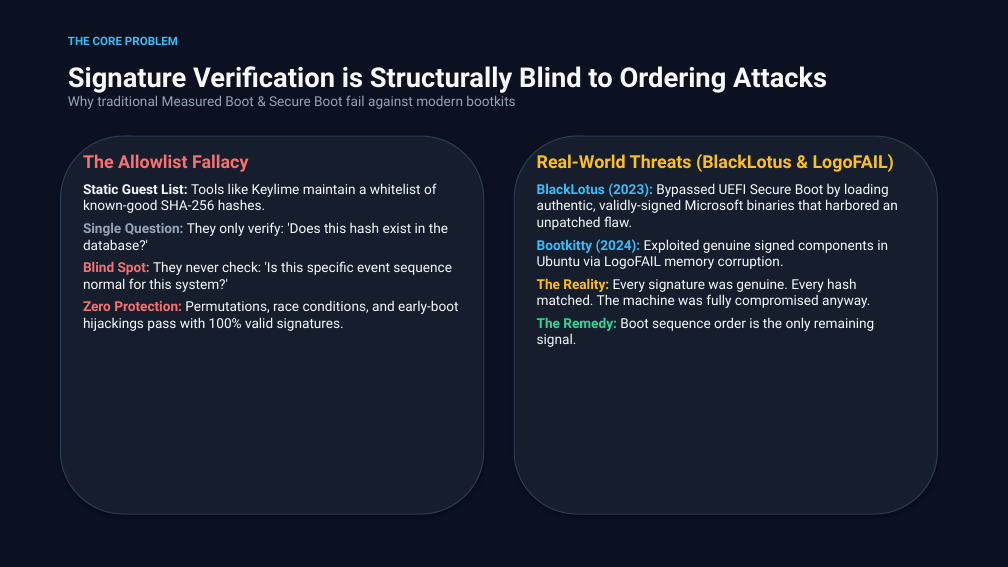
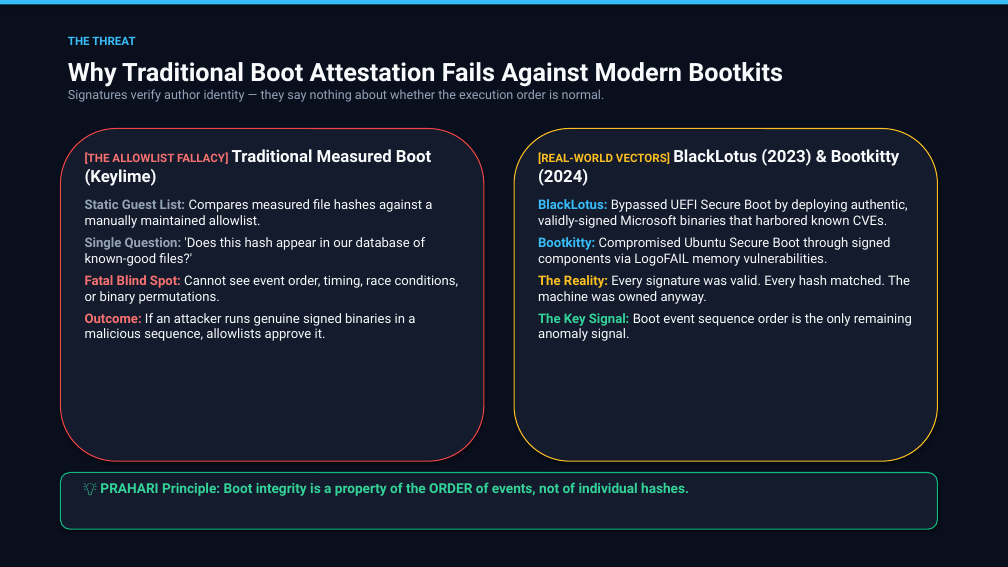
Before and after one commit to basithladdu/prahari, a slide deck: slide 2 of docs/PRAHARI.pptx. Drawn at 1008x567 pixels with LibreOffice and Linux fonts; fonts in the diff are those of the drawing. Boxes give left, top, right and bottom in pixels: in the first picture for what was removed or moved away, otherwise in the second. Text is boxed around its words. In the diff, an @@ line names an element or a change of style, - is before the commit and + after.

Commit message:
Deliver refined masterpiece presentation deck with high-impact visual design

```diff
--- a/docs/PRAHARI.pptx
+++ b/docs/PRAHARI.pptx
@@ rectangle at (x1=0, y1=0, x2=1008, y2=567): fill #0B1120 to #0A0F1D @@
@@ rectangle added at (x1=0, y1=0, x2=1008, y2=5), fill #38BDF8 @@
@@ text at (x1=68, y1=36, x2=136, y2=45): text changed @@
-THE CORE PROBLEM
+THE THREAT
@@ text at (x1=68, y1=62, x2=783, y2=102): text changed; size 13 to 12 pt @@
-Signature Verification is Structurally Blind to Ordering Attacks
-Why traditional Measured Boot & Secure Boot fail against modern bootkits
+Why Traditional Boot Attestation Fails Against Modern Bootkits
+Signatures verify author identity — they say nothing about whether the execution order is normal.
@@ rounded rectangle resized from (x1=60, y1=136, x2=484, y2=514) to (x1=60, y1=129, x2=484, y2=461) @@
@@ rounded rectangle at (x1=60, y1=129, x2=484, y2=461): fill #161E2E to #131B2C; outline #2D3B55 1 pt to #EF4444 1 pt @@
@@ text at (x1=85, y1=149, x2=459, y2=341): text changed; size 13 to 12.5 pt @@
-The Allowlist Fallacy
-Static Guest List: Tools like Keylime maintain a whitelist of known-good SHA-256 hashes.
-Single Question: They only verify: 'Does this hash exist in the database?'
-Blind Spot: They never check: 'Is this specific event sequence normal for this system?'
-Zero Protection: Permutations, race conditions, and early-boot hijackings pass with 100% valid signatures.
+[THE ALLOWLIST FALLACY] Traditional Measured Boot (Keylime)
+Static Guest List: Compares measured file hashes against a manually maintained allowlist.
+Single Question: 'Does this hash appear in our database of known-good files?'
+Fatal Blind Spot: Cannot see event order, timing, race conditions, or binary permutations.
+Outcome: If an attacker runs genuine signed binaries in a malicious sequence, allowlists approve it.
@@ rounded rectangle resized from (x1=514, y1=136, x2=938, y2=514) to (x1=514, y1=129, x2=938, y2=461) @@
@@ rounded rectangle at (x1=514, y1=129, x2=938, y2=461): fill #161E2E to #131B2C; outline #2D3B55 1 pt to #FBBF24 1 pt @@
@@ text at (x1=538, y1=149, x2=912, y2=341): text changed; size 13 to 12.5 pt @@
-Real-World Threats (BlackLotus & LogoFAIL)
-BlackLotus (2023): Bypassed UEFI Secure Boot by loading authentic, validly-signed Microsoft binaries that harbored an unpatched flaw.
-Bootkitty (2024): Exploited genuine signed components in Ubuntu via LogoFAIL memory corruption.
-The Reality: Every signature was genuine. Every hash matched. The machine was fully compromised anyway.
-The Remedy: Boot sequence order is the only remaining signal.
+[REAL-WORLD VECTORS] BlackLotus (2023) & Bootkitty (2024)
+BlackLotus: Bypassed UEFI Secure Boot by deploying authentic, validly-signed Microsoft binaries that harbored known CVEs.
+Bootkitty: Compromised Ubuntu Secure Boot through signed components via LogoFAIL memory vulnerabilities.
+The Reality: Every signature was valid. Every hash matched. The machine was owned anyway.
+The Key Signal: Boot event sequence order is the only remaining anomaly signal.
@@ rounded rectangle added at (x1=60, y1=473, x2=938, y2=529), fill #131B2C, outline #10B981 1 pt @@
@@ text added at (x1=100, y1=482, x2=689, y2=496), 13 pt, text #34D399, bold @@
+💡 PRAHARI Principle: Boot integrity is a property of the ORDER of events, not of individual hashes.
```
Also in this commit, not shown: 6 other slides changed.
